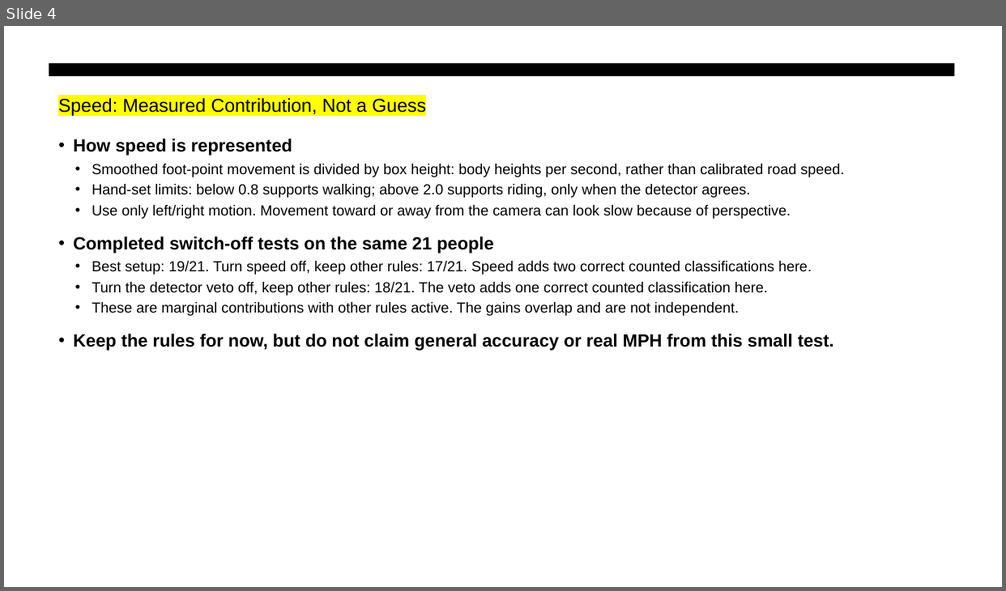
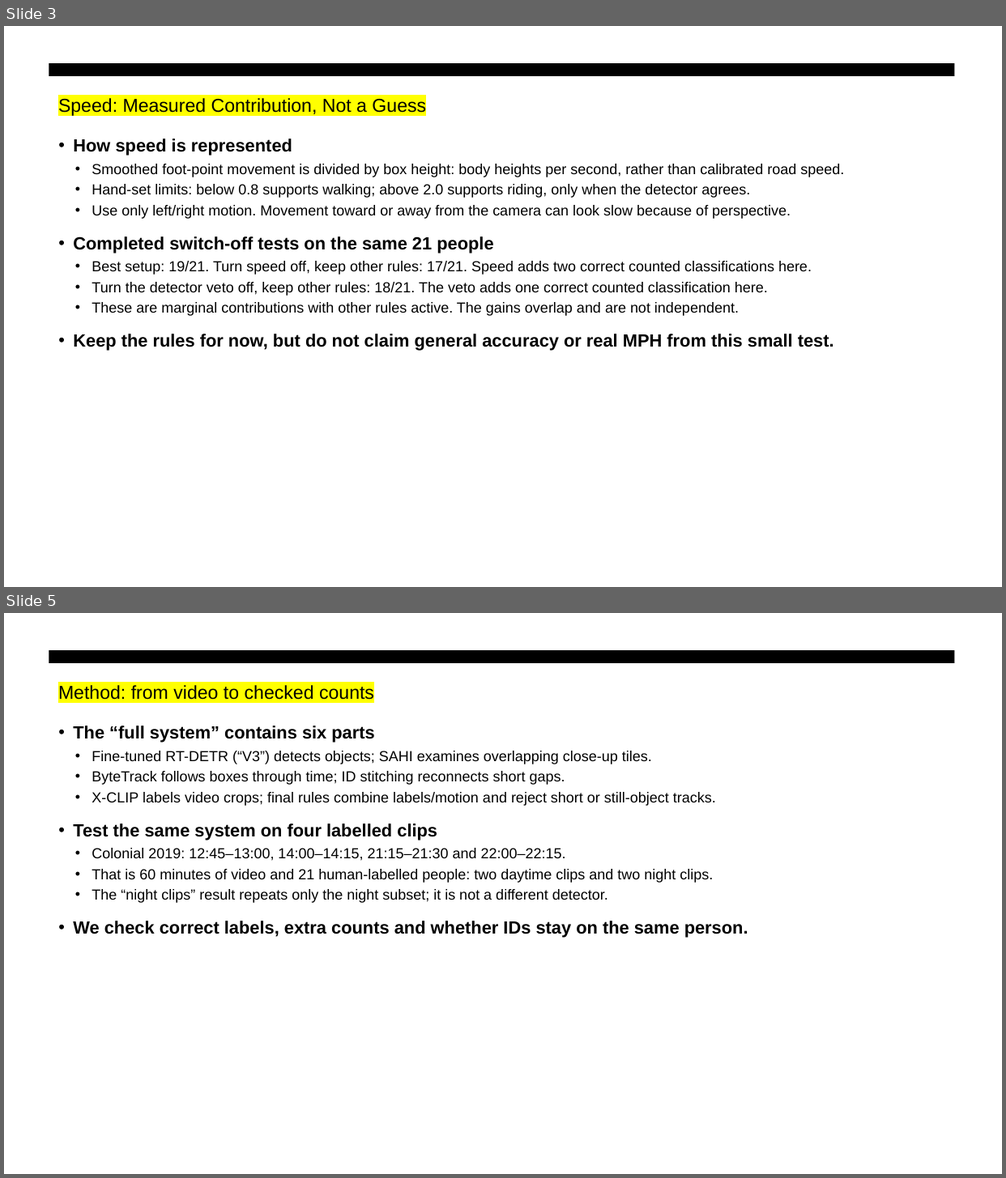
Before and after one commit to RithikaMathew/objectDetect, a slide deck: reports/presentations/bike_weekly_meeting_10_19_results.pptx. Shown one above the other, each under a label of ours: slide 4 before the commit, slides 3 and 5 after it; the slides between them are not shown. The pictures are 1006x591 and 1006x1178 pixels, drawn with LibreOffice and Linux fonts; fonts in the diff are those of the drawing. Boxes give left, top, right and bottom in pixels: in the first picture for what was removed or moved away, otherwise in the second. Text is boxed around its words. In the diff, an @@ line names an element or a change of style, - is before the commit and + after.

```diff
--- a/reports/presentations/bike_weekly_meeting_10_19_results.pptx
+++ b/reports/presentations/bike_weekly_meeting_10_19_results.pptx
@@ slide 5 added at (4,613,1002,1174), background #FFFFFF; not listed: 1 template element that a slide beside it also shows @@
@@ text added at (58,685,374,700), 18 pt, text #000000 @@
+Method: from video to checked counts
@@ text added at (73,726,748,938), 14 pt, text #000000 @@
+• The “full system” contains six parts
+• Fine-tuned RT-DETR (“V3”) detects objects; SAHI examines overlapping close-up tiles.
+• ByteTrack follows boxes through time; ID stitching reconnects short gaps.
+• X-CLIP labels video crops; final rules combine labels/motion and reject short or still-object tracks.
+• Test the same system on four labelled clips
+• Colonial 2019: 12:45–13:00, 14:00–14:15, 21:15–21:30 and 22:00–22:15.
+• That is 60 minutes of video and 21 human-labelled people: two daytime clips and two night clips.
+• The “night clips” result repeats only the night subset; it is not a different detector.
+• We check correct labels, extra counts and whether IDs stay on the same person.
@@ what was slide 4 is now slide 3 @@
```
Also in this commit, not shown: 1 slide changed, 5 other slides added, 10 slides removed, 45 other files.
